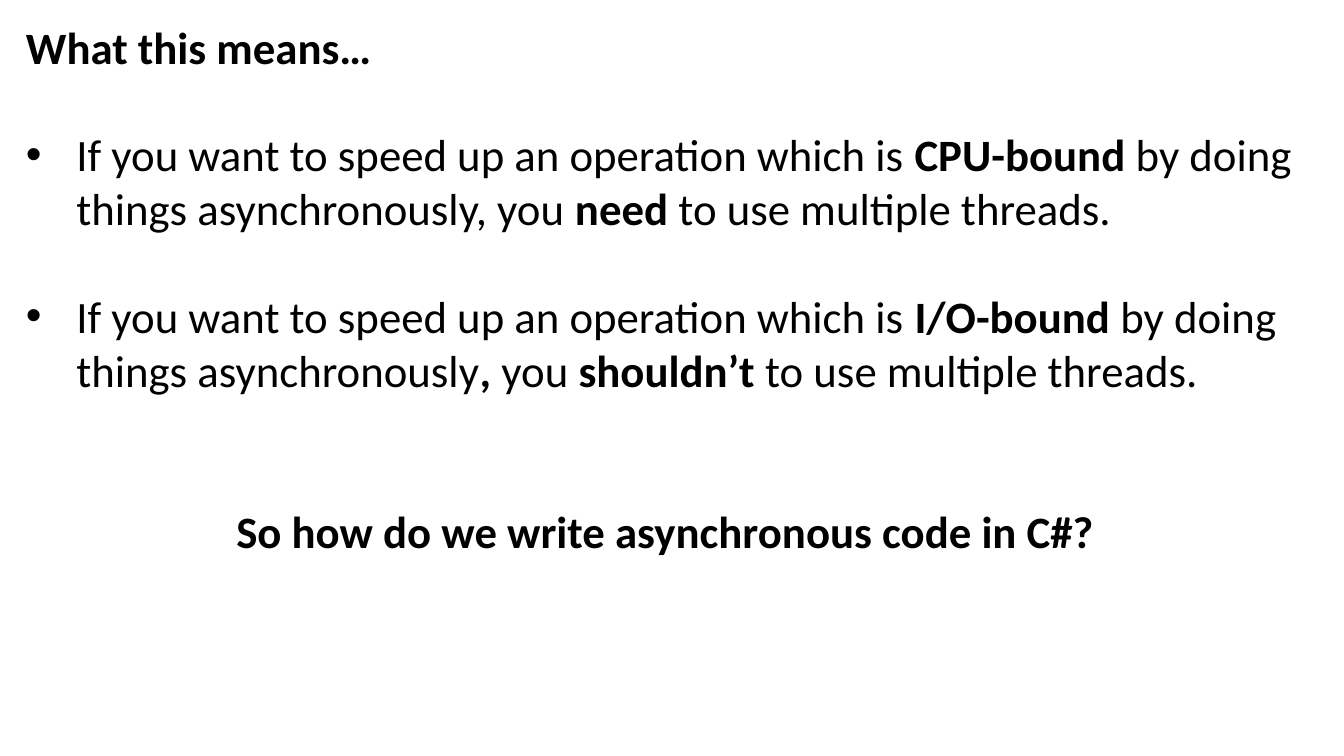
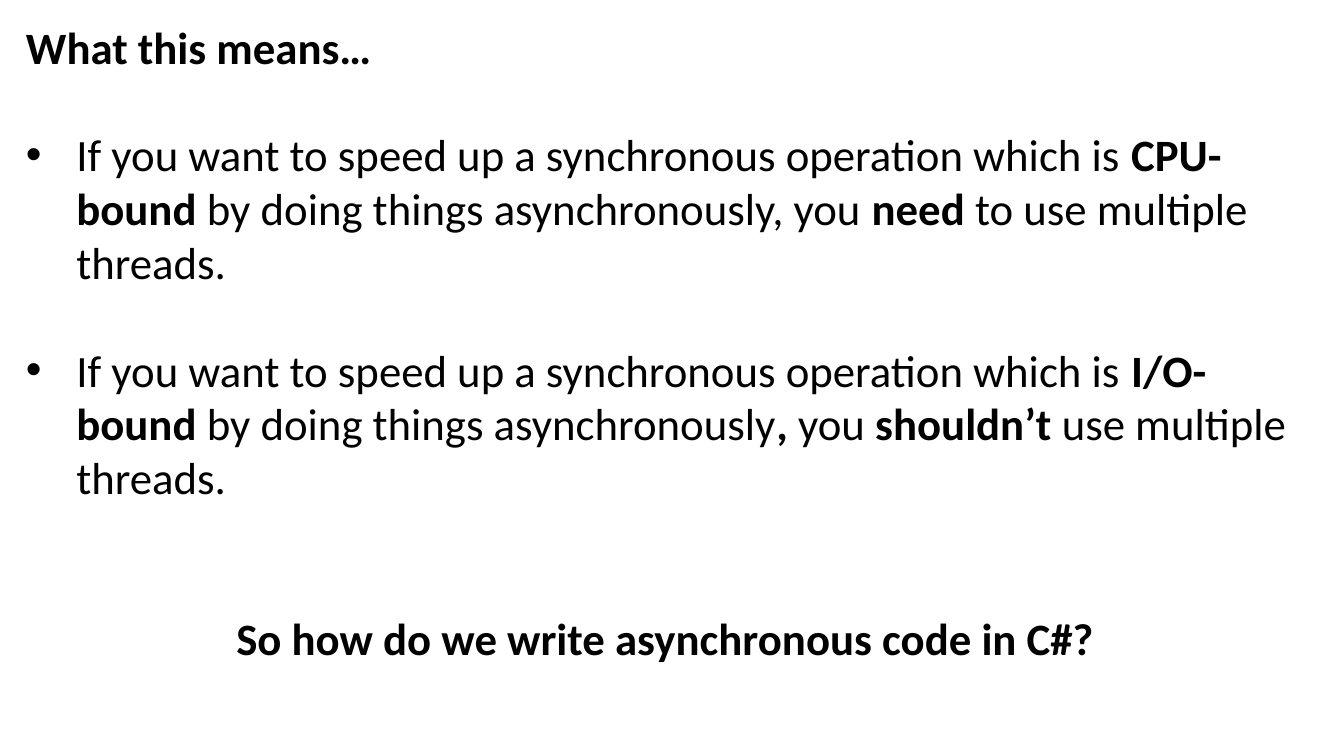
Before and after one commit to JoshKain/AsyncAwaitQuiz, a slide deck: slide 7 of Async and await presentation.pptx. Drawn at 1344x756 pixels with LibreOffice and Linux fonts; fonts in the diff are those of the drawing. Boxes give left, top, right and bottom in pixels: in the first picture for what was removed or moved away, otherwise in the second. Text is boxed around its words. In the diff, an @@ line names an element or a change of style, - is before the commit and + after.

Commit message:
Updated slides

```diff
--- a/Async and await presentation.pptx
+++ b/Async and await presentation.pptx
@@ text at (x1=76, y1=140, x2=1286, y2=495): text changed @@
-• If you want to speed up an operation which is CPU-bound by doing things asynchronously, you need to use multiple threads.
-• If you want to speed up an operation which is I/O-bound by doing things asynchronously, you shouldn’t to use multiple threads.
+• If you want to speed up a synchronous operation which is CPU-bound by doing things asynchronously, you need to use multiple threads.
+• If you want to speed up a synchronous operation which is I/O-bound by doing things asynchronously, you shouldn’t use multiple threads.
```
Also in this commit, not shown: 1 other slide changed.
